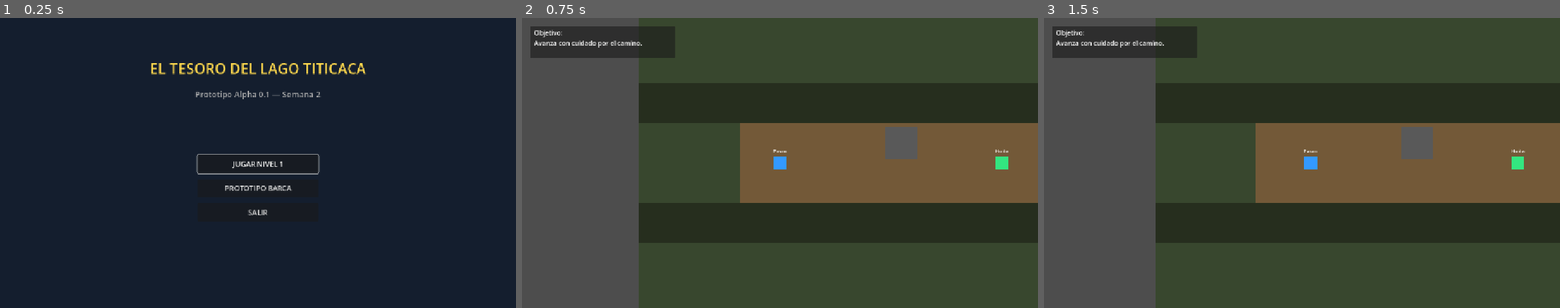
Above: before the commit, frames 1-3 (left to right).
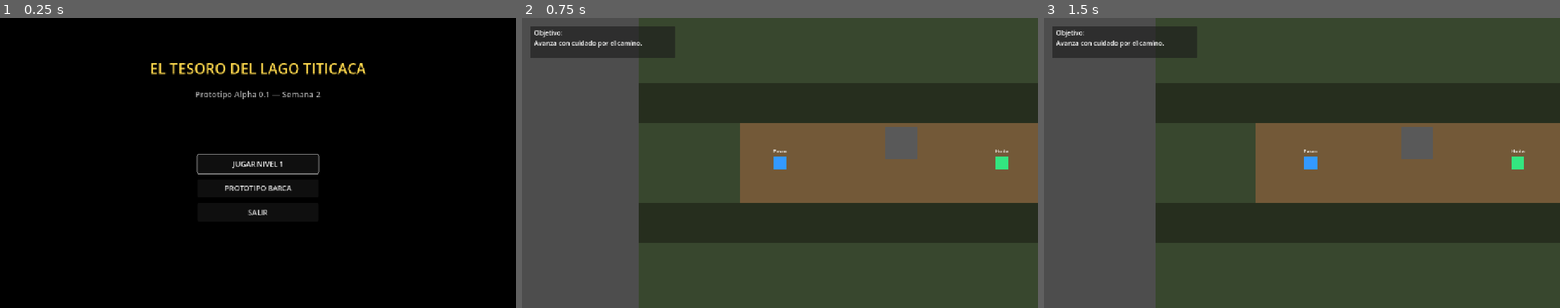
Above: after the commit, the same moments.

Repository: JHAMILCALI/El-tesoro-del-lago-titicaca-Game
Game: Godot game, scene res://scenes/main/MainMenu.tscn
Two runs of this game, one before a commit and one after it. Both use one fixed random seed, a clock stepped at 60 frames per second and the inputs below. Video files are missing from this copy of the repository; at most half a second of black plays in their place.
Inputs:
- Up to frame 1 (0.25 s): no input
- Up to frame 2 (0.75 s): click "JUGAR NIVEL 1" at 0.5 s
- Up to frame 3 (1.5 s): tap Enter (ui_accept) at 1.25 s; hold D (move_right) from 1.28 s (still down); hold E (interact) from 1.28 s (still down)

The runs differ from the first frame. In frame 1, 95% of the frame differs, in the area x 0-100%, y 0-100%; in frame 2, nothing differs; in frame 3, nothing differs.

Commit message:
feat: Implementar la escena del menú principal con vídeo de fondo y botones de navegación.

Diff:
--- a/scenes/main/MainMenu.tscn
+++ b/scenes/main/MainMenu.tscn
@@ -1,6 +1,7 @@
 [gd_scene format=3 uid="uid://k34r3u50jioa"]
 
 [ext_resource type="Script" uid="uid://bk6arl4xw7qby" path="res://scripts/main_menu.gd" id="1_menu"]
+[ext_resource type="VideoStreamTheora" path="res://assets/videos/video_menu.ogv" id="2_video"]
 
 [node name="MainMenu" type="Control" unique_id=560983490]
 layout_mode = 3
@@ -20,6 +21,19 @@
 grow_vertical = 2
 mouse_filter = 2
 color = Color(0.08, 0.12, 0.18, 1)
+
+[node name="BackgroundVideo" type="VideoStreamPlayer" parent="." unique_id=984712034]
+layout_mode = 1
+anchors_preset = 15
+anchor_right = 1.0
+anchor_bottom = 1.0
+grow_horizontal = 2
+grow_vertical = 2
+mouse_filter = 2
+stream = ExtResource("2_video")
+autoplay = true
+expand = true
+loop = true
 
 [node name="TitleLabel" type="Label" parent="." unique_id=431379442]
 layout_mode = 1
--- a/scripts/main_menu.gd
+++ b/scripts/main_menu.gd
@@ -3,11 +3,15 @@
 @onready var play_button: Button = $VBoxContainer/PlayButton
 @onready var boat_button: Button = $VBoxContainer/BoatButton
 @onready var quit_button: Button = $VBoxContainer/QuitButton
+@onready var background_video: VideoStreamPlayer = $BackgroundVideo
 
 var level_01_scene: PackedScene = preload("res://scenes/levels/Level01_Convoy.tscn")
 var boat_scene: PackedScene = preload("res://scenes/prototypes/BoatPrototype.tscn")
 
 func _ready() -> void:
+	if background_video:
+		background_video.finished.connect(_on_video_finished)
+		background_video.play()
 	if play_button:
 		play_button.pressed.connect(_on_play_pressed)
 		play_button.grab_focus()
@@ -15,6 +19,10 @@
 		boat_button.pressed.connect(_on_boat_pressed)
 	if quit_button:
 		quit_button.pressed.connect(_on_quit_pressed)
+
+func _on_video_finished() -> void:
+	if background_video:
+		background_video.play()
 
 func _unhandled_input(event: InputEvent) -> void:
 	if event.is_action_pressed("interact") or event.is_action_pressed("ui_accept"):
Not shown, added: assets/videos/video_menu.ogv.uid
Not shown, added: assets/videos/video_menu.mp4
Not shown, added: assets/videos/video_menu.ogv
